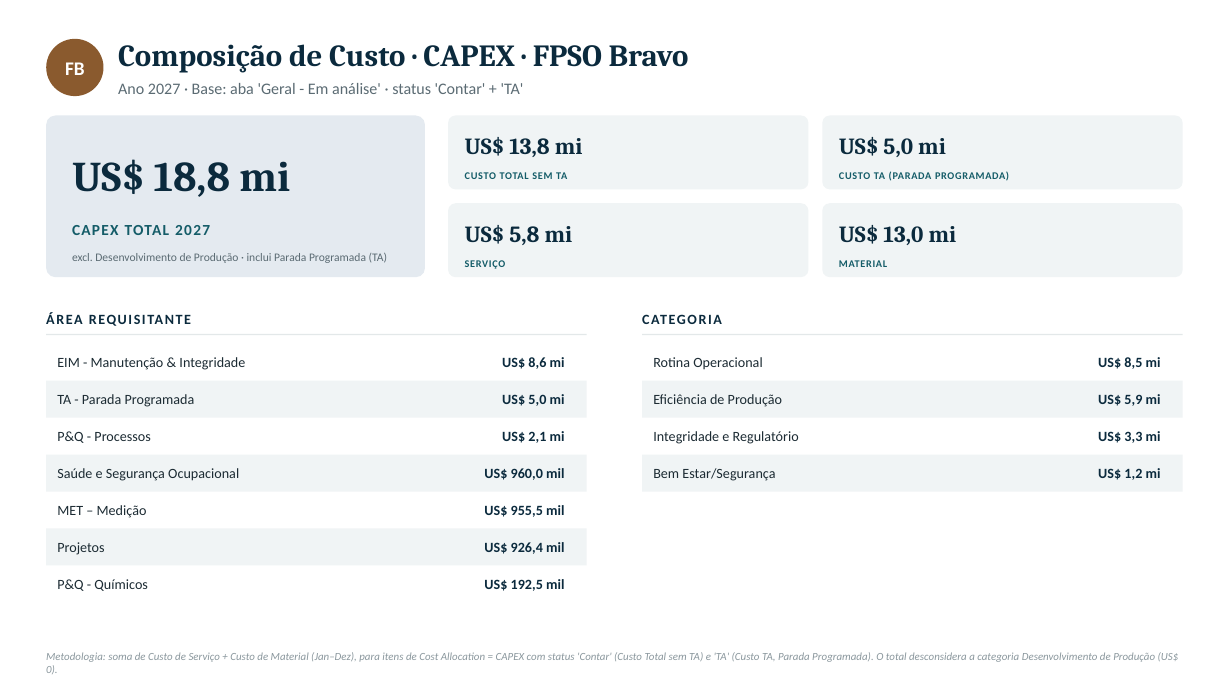
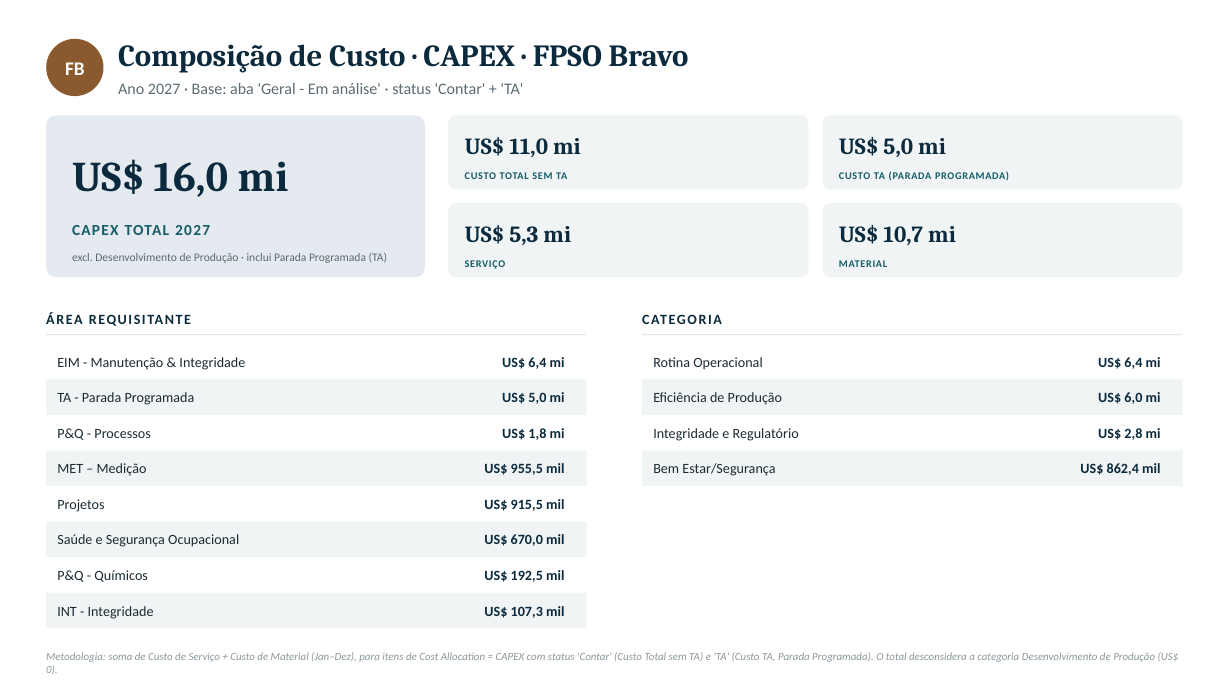
Before and after one commit to LucasRibaas/Planejamento, a slide deck: slide 16 of PRIO_Plano_Trabalho_CAPEX_2027.pptx. Drawn at 1232x693 pixels with LibreOffice and Linux fonts; fonts in the diff are those of the drawing. Boxes give left, top, right and bottom in pixels: in the first picture for what was removed or moved away, otherwise in the second. Text is boxed around its words. In the diff, an @@ line names an element or a change of style, - is before the commit and + after.

```diff
--- a/PRIO_Plano_Trabalho_CAPEX_2027.pptx
+++ b/PRIO_Plano_Trabalho_CAPEX_2027.pptx
@@ text at (465,137,581,157): text changed @@
-US$ 13,8 mi
+US$ 11,0 mi
@@ text at (72,159,289,197): text changed @@
-US$ 18,8 mi
+US$ 16,0 mi
@@ text at (465,225,571,245): text changed @@
-US$ 5,8 mi
+US$ 5,3 mi
@@ text at (839,225,956,245): text changed @@
-US$ 13,0 mi
+US$ 10,7 mi
@@ text at (502,357,565,369): text changed @@
-US$ 8,6 mi
+US$ 6,4 mi
@@ text at (1098,357,1161,369): text changed @@
-US$ 5,9 mi
+US$ 6,4 mi
@@ text at (1098,392,1161,404): text changed @@
-US$ 8,5 mi
+US$ 6,0 mi
@@ text at (502,428,565,440): text changed @@
-US$ 2,1 mi
+US$ 1,8 mi
@@ text at (1098,428,1161,440): text changed @@
-US$ 1,2 mi
+US$ 2,8 mi
@@ text "MET – Medição": place and size @@
-text "MET – Medição" at (57,505,147,518)
+text "MET – Medição" at (57,463,147,476)
@@ text at (484,463,564,475): text changed @@
-US$ 960,0 mil
+US$ 955,5 mil
@@ 2 rectangles, 1 text: place and size @@
-2 rectangles, 1 text at (46,455,1183,492)
+2 rectangles, 1 text at (46,451,1183,487)
@@ text at (1080,463,1160,475): text changed @@
-US$ 3,3 mi
+US$ 862,4 mil
@@ text "Projetos": place and size @@
-text "Projetos" at (57,542,104,555)
+text "Projetos" at (57,499,104,512)
@@ text at (484,499,564,511): text changed @@
-US$ 955,5 mil
+US$ 915,5 mil
@@ 2 texts, 1 rectangle: place and size @@
-2 texts, 1 rectangle at (46,529,587,591)
+2 texts, 1 rectangle at (46,521,587,582)
@@ text "Saúde e Segurança Ocupacional": place and size @@
-text "Saúde e Segurança Ocupacional" at (57,468,239,481)
+text "Saúde e Segurança Ocupacional" at (57,534,239,547)
@@ text at (484,534,564,546): text changed @@
-US$ 926,4 mil
+US$ 670,0 mil
@@ rectangle added at (46,593,587,629), fill #F0F4F5 @@
@@ text added at (57,606,154,619), 11 pt, text #1C2B33 @@
+INT - Integridade
@@ text added at (484,606,564,618), 11 pt, text #0B2A3D, bold @@
+US$ 107,3 mil
```
Also in this commit, not shown: 4 other slides changed, 2 other files.
